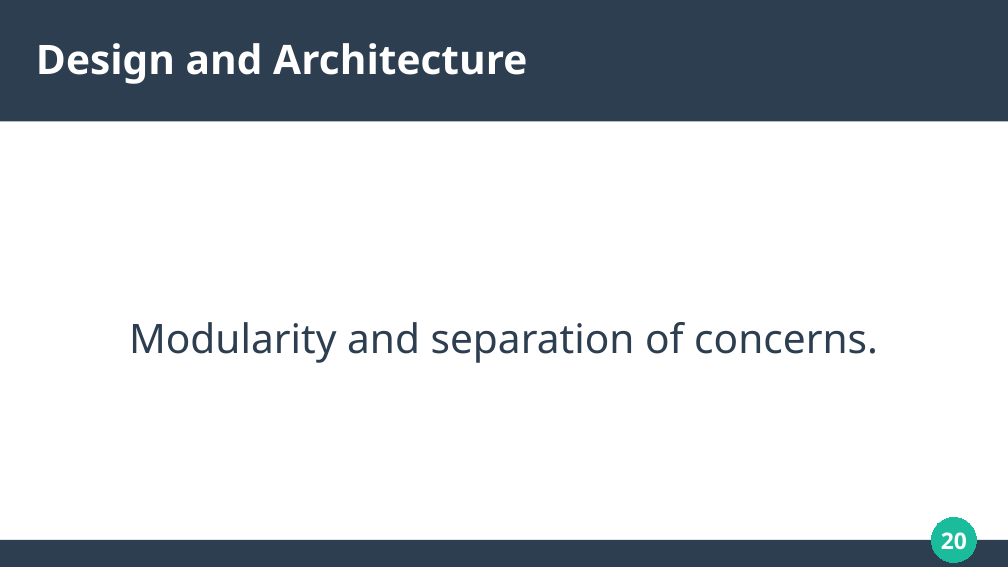
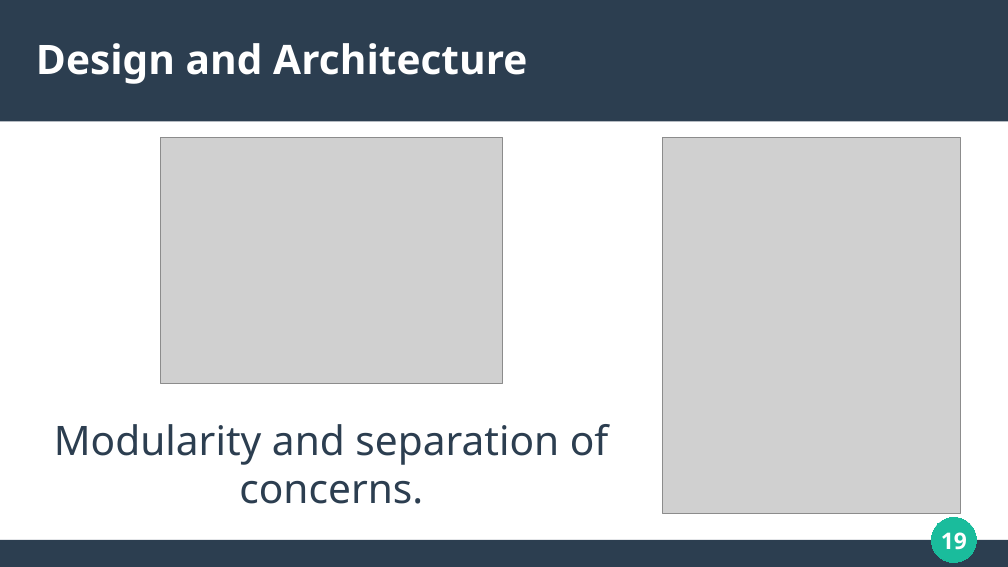
Before and after one commit to solomonarul/bachelors, a slide deck: slide 19 of presentation.odp (slide 20 before the commit). Drawn at 1008x567 pixels with LibreOffice and Linux fonts; fonts in the diff are those of the drawing; grey boxes stand for pictures. Boxes give left, top, right and bottom in pixels: in the first picture for what was removed or moved away, otherwise in the second. Text is boxed around its words. In the diff, an @@ line names an element or a change of style, - is before the commit and + after.

```diff
--- a/presentation.odp
+++ b/presentation.odp
@@ picture added at [160,137,503,383] @@
@@ picture added at [663,137,960,513] @@
@@ subtitle "Modularity and separation of concerns." rewrapped from [129,322,878,363] to [54,424,609,504] @@
@@ page number at [941,532,967,550]: text changed @@
-20
+19
```
Also in this commit, not shown: 17 other slides changed, 2 slides added, 3 slides removed, 1 other file.
